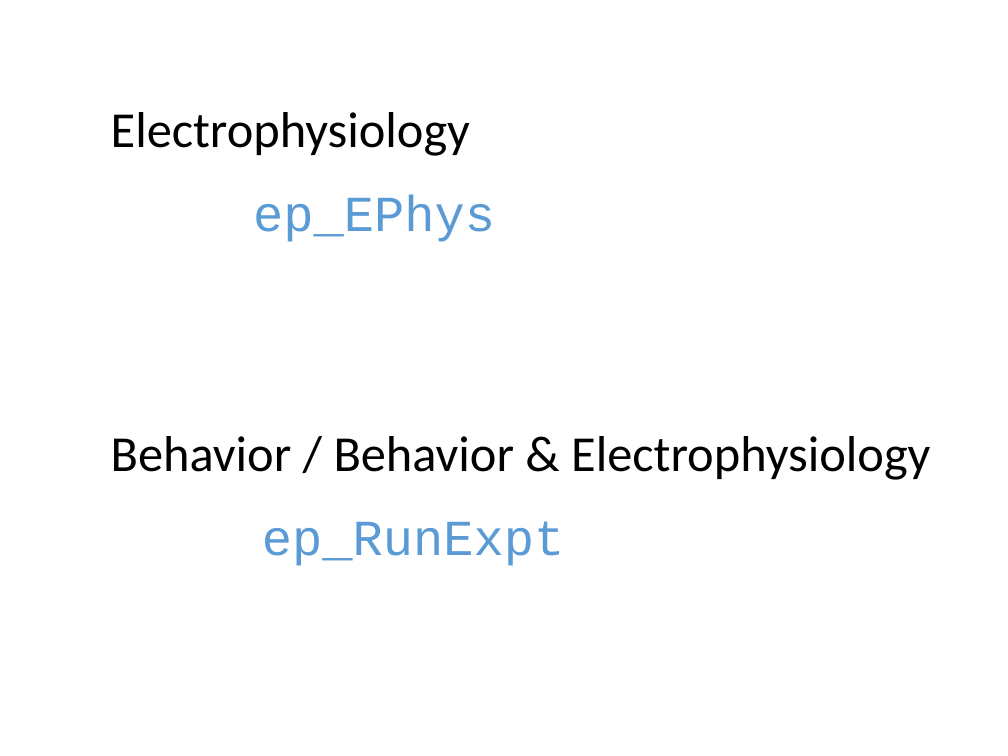
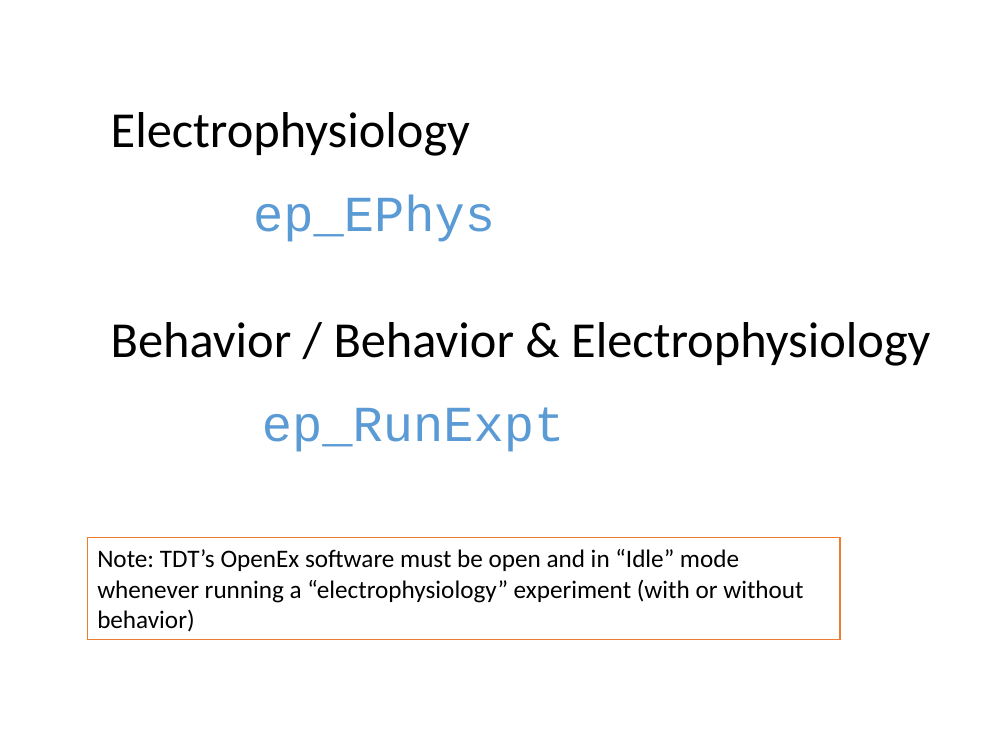
Before and after one commit to dstolz/epsych, a slide deck: slide 35 of trunk/Intro_to_ElectroPsych_Toolbox.pptx. Drawn at 1008x756 pixels with LibreOffice and Linux fonts; fonts in the diff are those of the drawing. Boxes give left, top, right and bottom in pixels: in the first picture for what was removed or moved away, otherwise in the second. Text is boxed around its words. In the diff, an @@ line names an element or a change of style, - is before the commit and + after.

```diff
--- a/trunk/Intro_to_ElectroPsych_Toolbox.pptx
+++ b/trunk/Intro_to_ElectroPsych_Toolbox.pptx
@@ text "Behavior / Behavior & Electrophysiology": place and size @@
-text "Behavior / Behavior & Electrophysiology" at (111, 436, 930, 480)
+text "Behavior / Behavior & Electrophysiology" at (111, 322, 930, 366)
@@ text "ep_RunExpt": place and size @@
-text "ep_RunExpt" at (262, 521, 564, 566)
+text "ep_RunExpt" at (262, 407, 564, 452)
@@ rectangle added at (88, 537, 841, 639), fill #FFFFFF, outline #ED7D31 1 pt, 18 pt, text #000000 @@
+Note: TDT’s OpenEx software must be open and in “Idle” mode whenever running a “electrophysiology” experiment (with or without behavior)
```
Also in this commit, not shown: 13 other slides changed, 1 other file.
